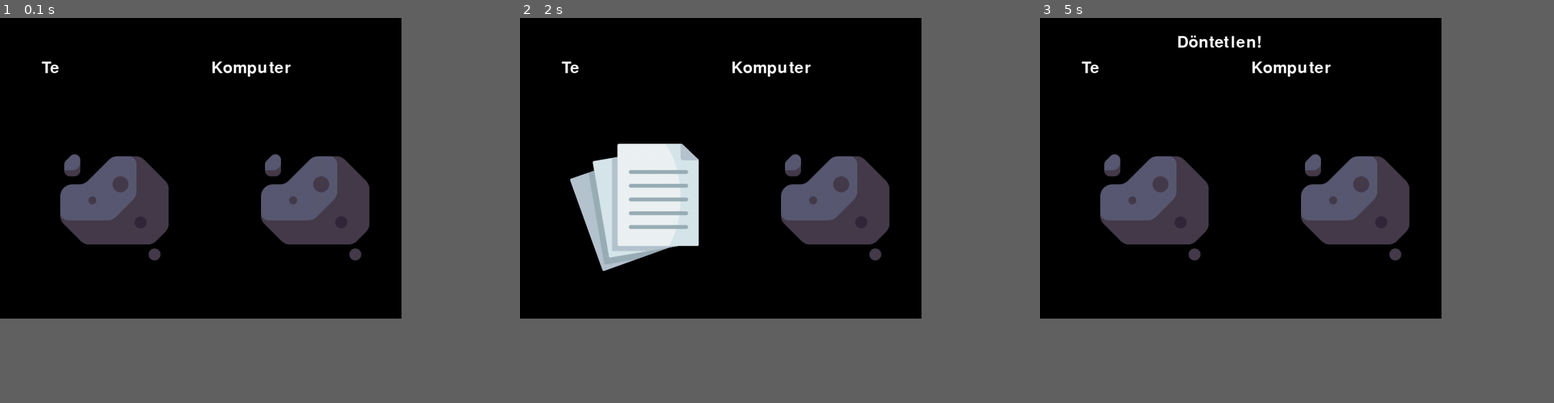
Above: before the commit, frames 1-3 (left to right).
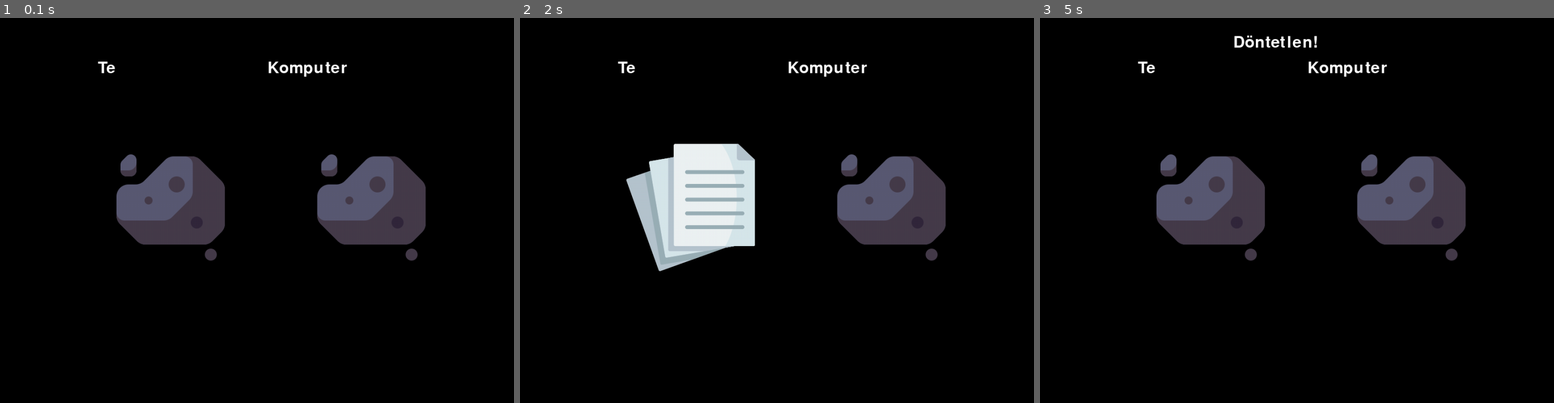
Above: after the commit, the same moments.

Repository: Python-with-zeno/Zeno-dev
Game: pygame game, started from rockpaperscissor-pygame/rps-pygame.py
Two runs of this game, one before a commit and one after it. Both use one fixed random seed, a clock stepped at 60 frames per second and the inputs below.
Inputs:
- Up to frame 1 (0.1 s): no input
- Up to frame 2 (2 s): hold Up 0.33-0.8 s; hold Down 0.83-1.13 s; hold Up 1.17-1.53 s; hold Down 1.57-1.93 s; hold Up from 1.97 s (still down)
- Up to frame 3 (5 s): release Up at 2.27 s; hold Down 2.3-2.6 s; hold Up 2.63-3 s; hold Down 3.03-3.4 s; hold Up 3.43-3.73 s; hold Down 3.77-4.07 s; hold Up 4.1-4.47 s; hold Down 4.5-4.87 s; tap Keypad Enter at 4.9 s
In our replay, the window is 703x527 before the commit and 900x675 after it. These sizes can differ from the game's own. Grey fills any space a smaller window leaves; there, only what the larger window draws over its background counts as a difference.

The runs differ from the first frame. In frame 1, 12% of the frame differs, in the area x 8-83%, y 11-64%; in frame 2, 15%, in the area x 8-83%, y 11-66%; in frame 3, 13%.

Commit message:
Update rps-pygame.py

Diff:
--- a/rockpaperscissor-pygame/rps-pygame.py
+++ b/rockpaperscissor-pygame/rps-pygame.py
@@ -4,7 +4,7 @@
 # pygame
 
 pygame.init()
-WIDTH, HEIGHT = 800, 600
+WIDTH, HEIGHT = 1024, 768
 screen = pygame.display.set_mode((WIDTH, HEIGHT))
 pygame.display.set_caption("Kő papír olló")
 clock = pygame.time.Clock()
